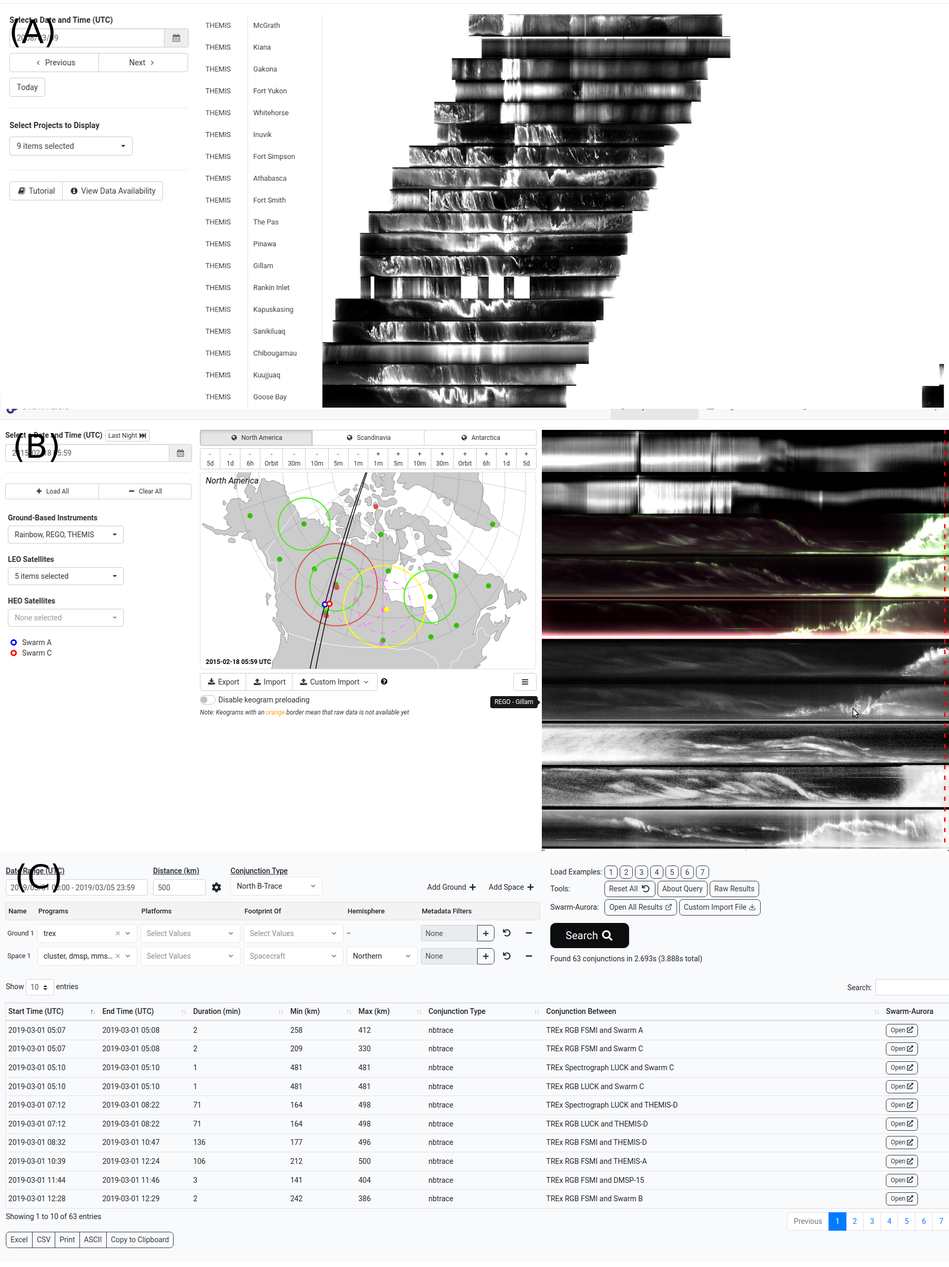
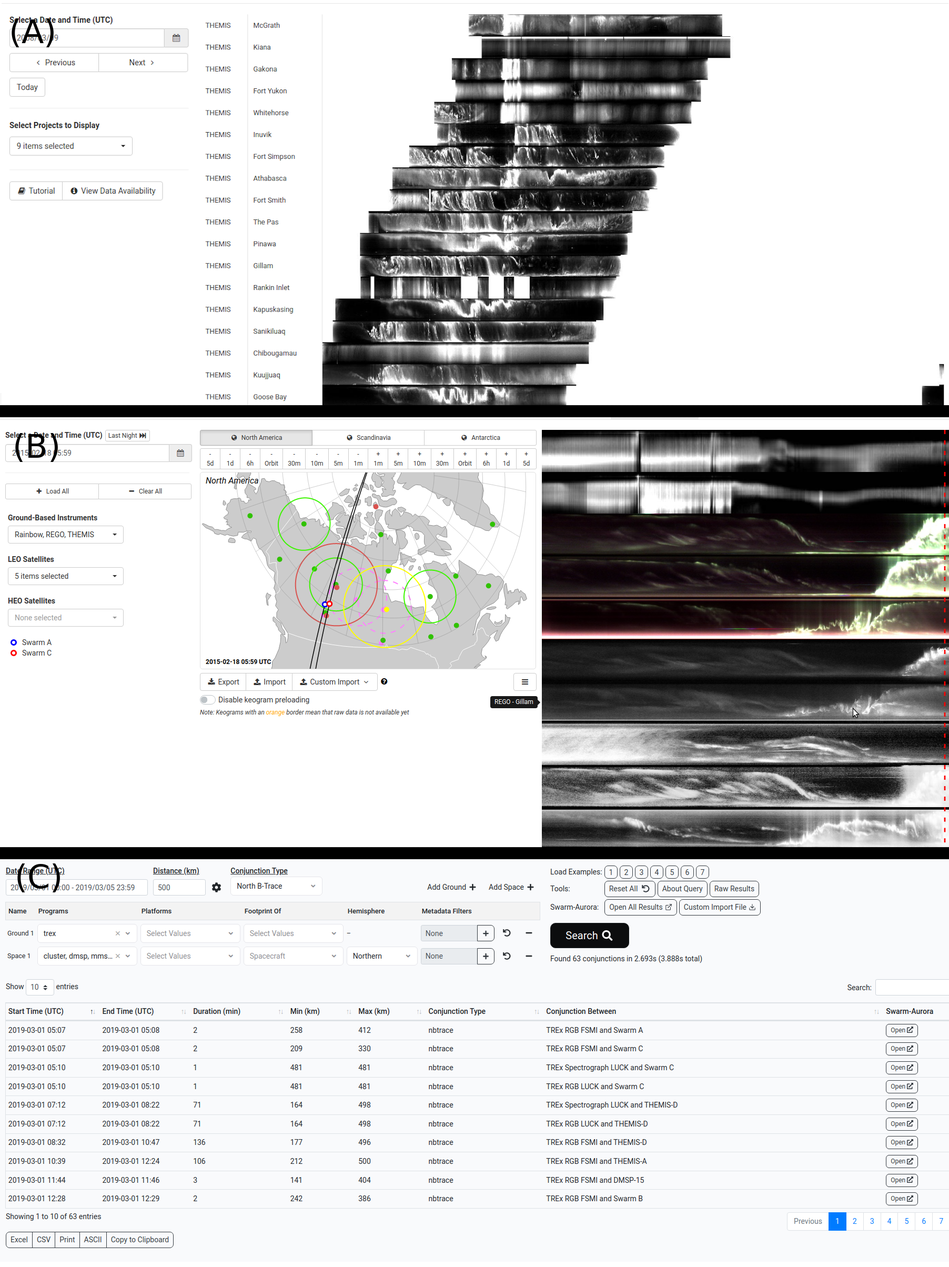
Two versions of the same layered image (949x1267). Layer-by-layer changes:
added layer "Layer" above "(C)" over [0, 405, 949, 860]
